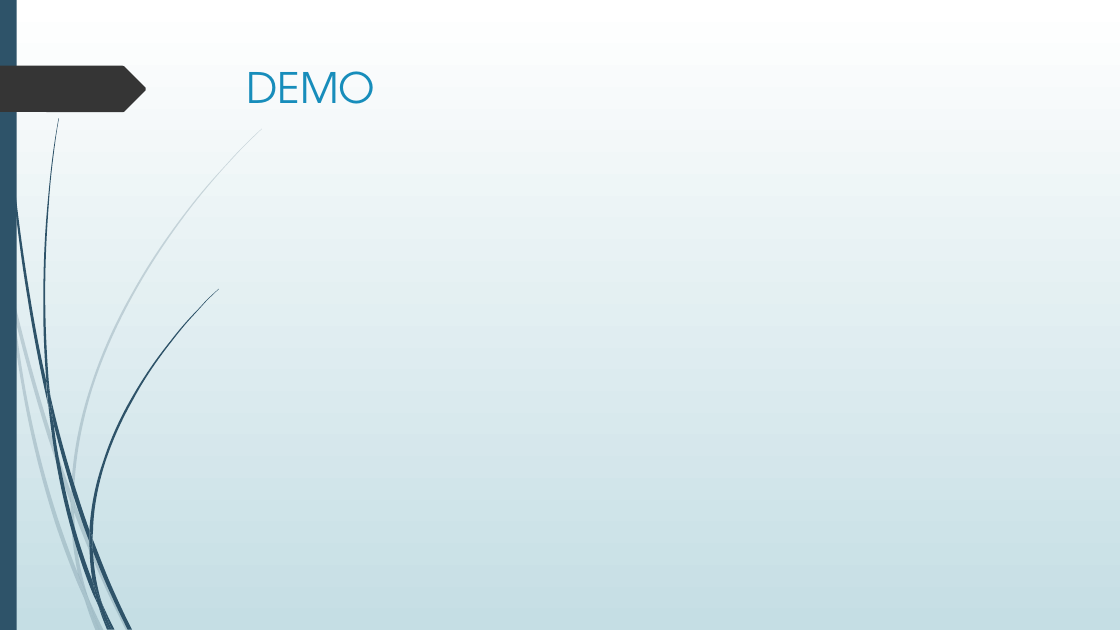
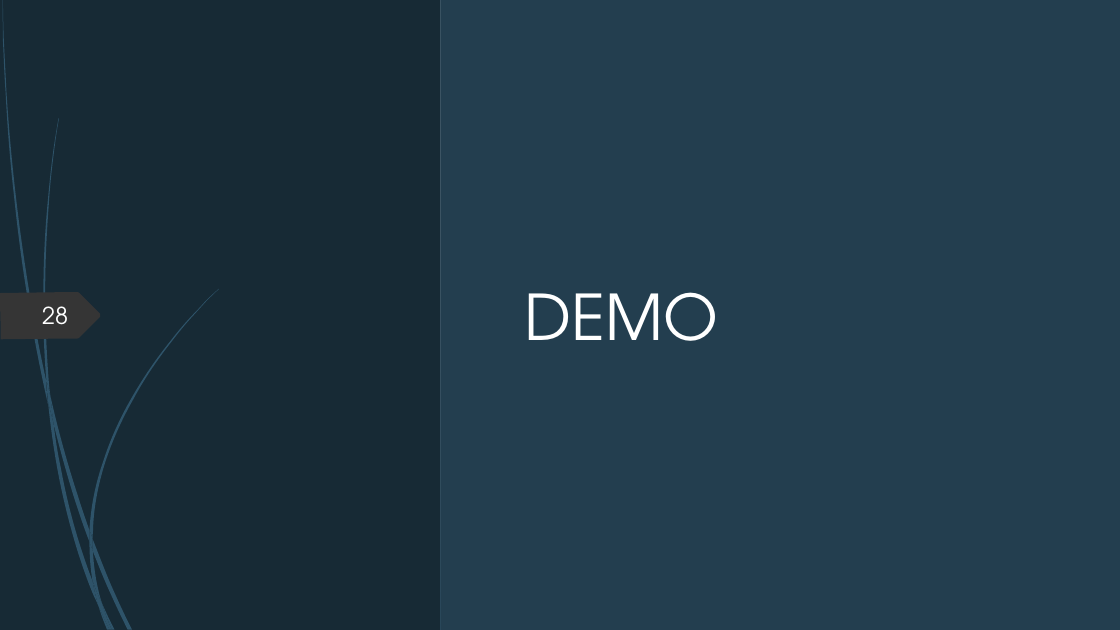
Before and after one commit to LisaF0/projet, a slide deck: slide 28 of aDoc/Projet boutique en ligne.pptx (slide 26 before the commit). Drawn at 1120x630 pixels with LibreOffice and Linux fonts; fonts in the diff are those of the drawing. Boxes give left, top, right and bottom in pixels: in the first picture for what was removed or moved away, otherwise in the second. Text is boxed around its words. In the diff, an @@ line names an element or a change of style, - is before the commit and + after.

```diff
--- a/aDoc/Projet boutique en ligne.pptx
+++ b/aDoc/Projet boutique en ligne.pptx
@@ background gradient #FFFFFF to #C5DEE5 to gradient #7D8C99 to #27526C @@
@@ rectangle removed at (x1=0, y1=0, x2=17, y2=630) @@
@@ rectangle added at (x1=0, y1=0, x2=17, y2=630), fill #CFE2E7 @@
@@ rectangle added at (x1=0, y1=0, x2=440, y2=630), fill #172934 @@
@@ rectangle added at (x1=440, y1=0, x2=1120, y2=630), fill #233E4F @@
@@ title "DEMO" moved from (x1=247, y1=71, x2=376, y2=104) to (x1=525, y1=292, x2=718, y2=341) @@
@@ title "DEMO" at (x1=525, y1=292, x2=718, y2=341): size 36 to 54 pt, text colour #178DBB to #FFFFFF; vertical alignment top to middle @@
@@ freeform shape added at (x1=0, y1=292, x2=101, y2=339), fill #353535 @@
@@ page number added at (x1=42, y1=306, x2=68, y2=325), 20 pt, text #FEFFFF @@
+28
@@ freeform shape added at (x1=0, y1=397, x2=160, y2=469), fill #353535 @@
@@ group removed at (x1=9, y1=129, x2=262, y2=600): 5 freeform shapes @@
@@ fill #2E5369 at 20% opacity to #CFE2E7 at 20% opacity in 5 elements at (x1=0, y1=237, x2=9, y2=294), (x1=74, y1=501, x2=130, y2=630), (x1=88, y1=597, x2=104, y2=630), (x1=85, y1=600, x2=100, y2=630), (x1=78, y1=574, x2=100, y2=630) @@
@@ group added at (x1=0, y1=237, x2=130, y2=630): 5 freeform shapes @@
@@ group removed at (x1=3, y1=0, x2=218, y2=630): 12 freeform shapes @@
@@ group added at (x1=3, y1=0, x2=132, y2=630): 5 freeform shapes @@
@@ group added at (x1=3, y1=0, x2=218, y2=630): 12 freeform shapes @@
```
Also in this commit, not shown: 19 other slides changed, 10 slides added, 8 slides removed, 30 other files.
